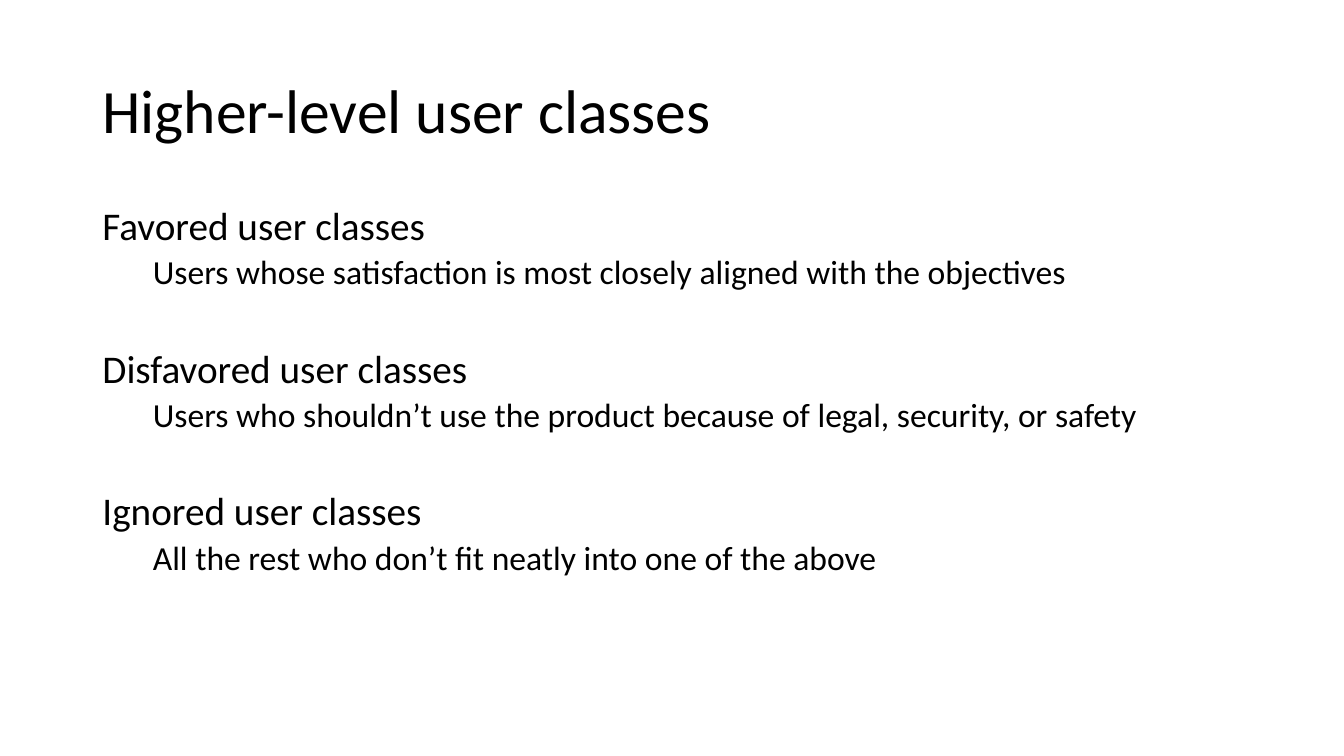
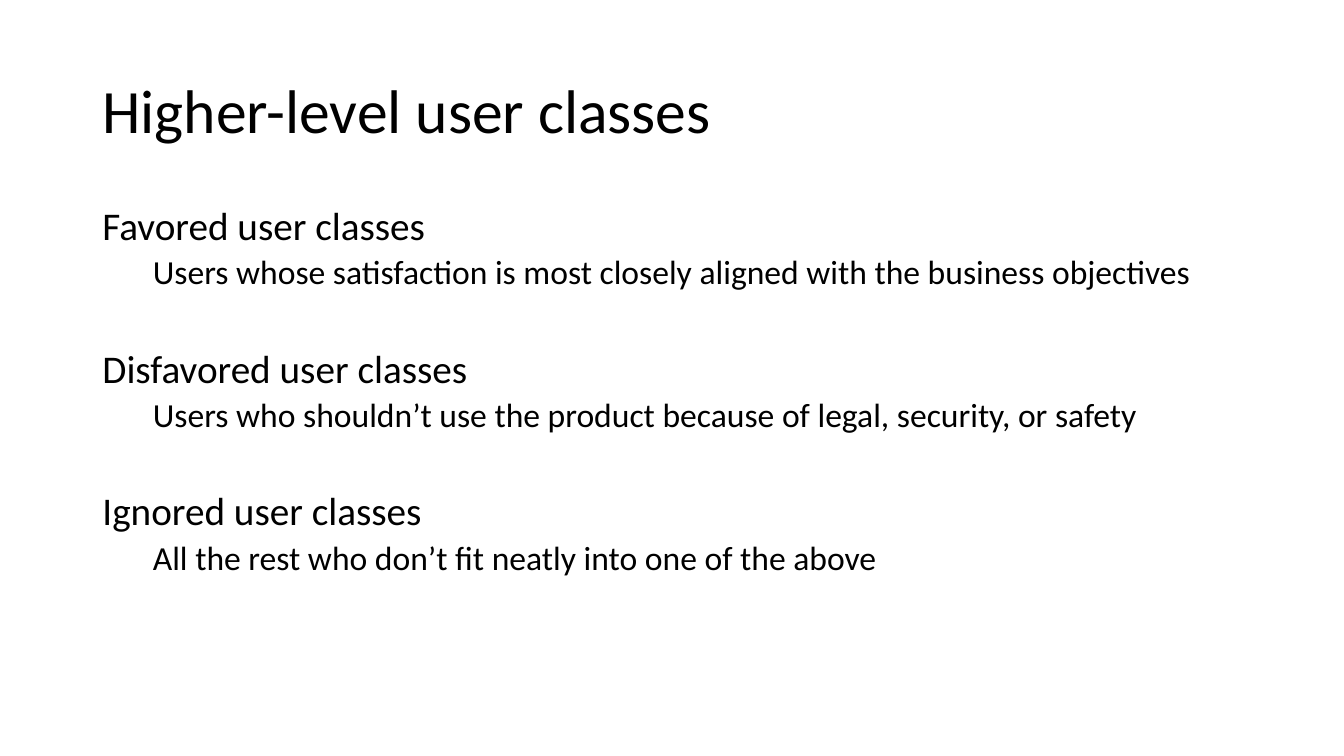
Before and after one commit to MengshanChen/SU_CPSC_5100_18FQ, a slide deck: slide 6 of lectures/Voice of the User.pptx (slide 7 before the commit). Drawn at 1344x756 pixels with LibreOffice and Linux fonts; fonts in the diff are those of the drawing. Boxes give left, top, right and bottom in pixels: in the first picture for what was removed or moved away, otherwise in the second. Text is boxed around its words. In the diff, an @@ line names an element or a change of style, - is before the commit and + after.

```diff
--- a/lectures/Voice of the User.pptx
+++ b/lectures/Voice of the User.pptx
@@ text at (x1=153, y1=260, x2=1190, y2=290): text changed @@
-  Users whose satisfaction is most closely aligned with the objectives
+  Users whose satisfaction is most closely aligned with the business objectives
```
Also in this commit, not shown: 3 other slides changed, 28 other files.
